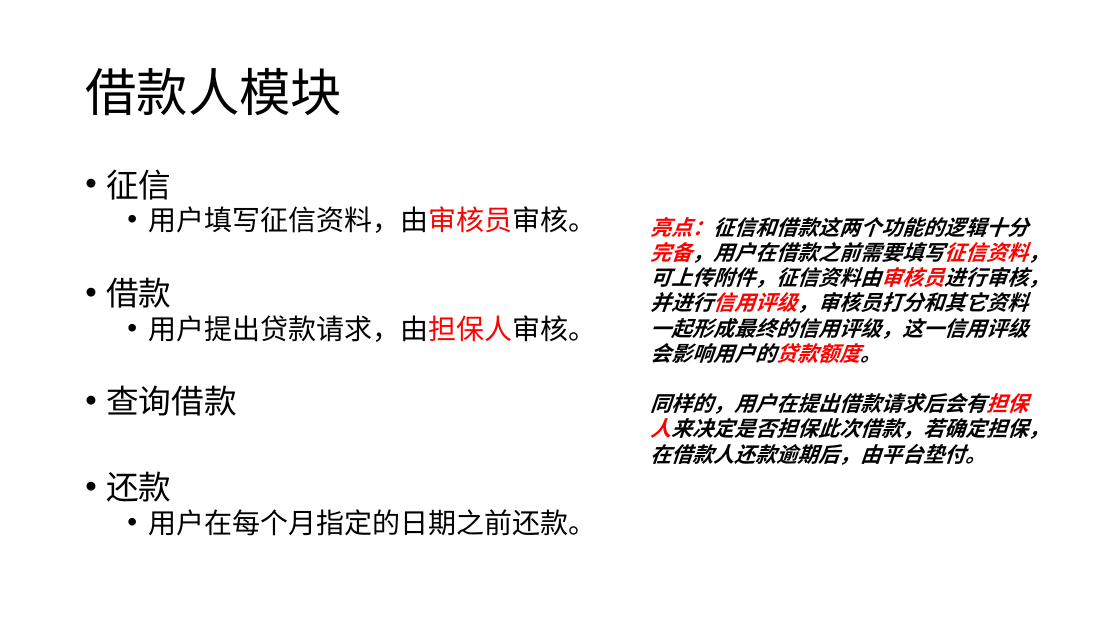
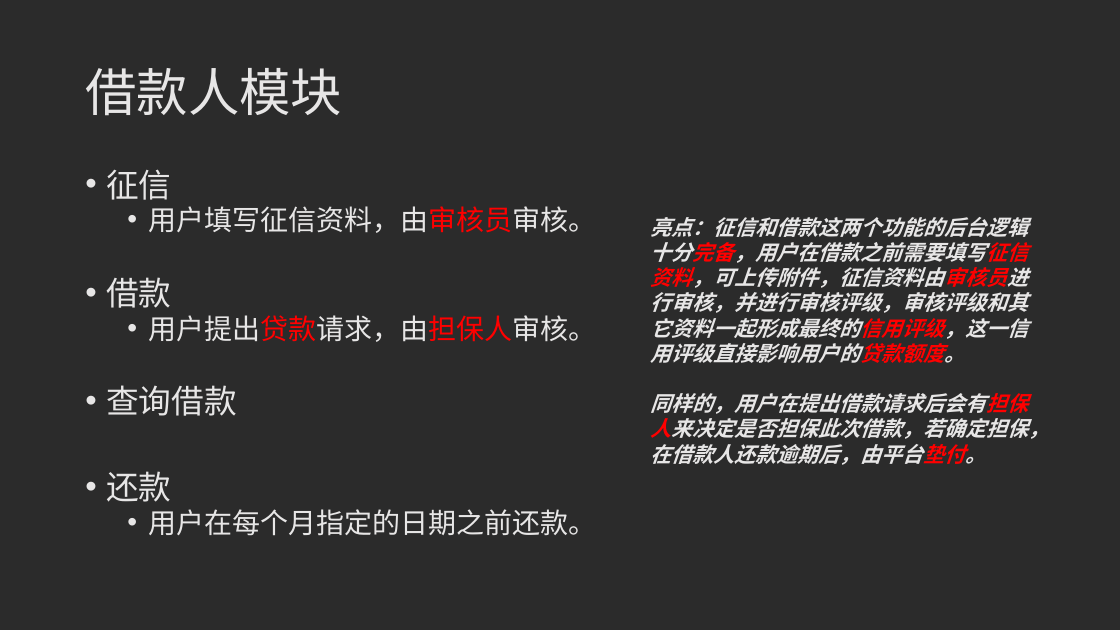
Before and after one commit to orangewgm/P2Pdocument, a slide deck: slide 7 of 20190711答辩ppt.pptx (slide 20 before the commit). Drawn at 1120x630 pixels with LibreOffice and Linux fonts; fonts in the diff are those of the drawing; background and template pictures are left out; a plain dark background stands for a picture behind light text. Boxes give left, top, right and bottom in pixels: in the first picture for what was removed or moved away, otherwise in the second. Text is boxed around its words. In the diff, an @@ line names an element or a change of style, - is before the commit and + after.

```diff
--- a/20190711答辩ppt.pptx
+++ b/20190711答辩ppt.pptx
@@ background #FFFFFF to picture (left out) @@
@@ title "借款人模块" at (85, 68, 342, 116): text colour #000000 to #E7E6E6 @@
@@ text "征信" at (106, 169, 596, 536): text colour #000000 to #E7E6E6 in "征信", "用户填写征信资料，由审核员审核。", "借款", "用户提出贷款请求，由担保人审核。" and 3 more places; text colour #000000 to #FF0000 in "用户提出贷款请求，由担保人审核。" @@
@@ text at (650, 217, 1028, 363): text changed; text colour #000000 to #E7E6E6 @@
-亮点：征信和借款这两个功能的逻辑十分完备，用户在借款之前需要填写征信资料，可上传附件，征信资料由审核员进行审核，并进行信用评级，审核员打分和其它资料一起形成最终的信用评级，这一信用评级会影响用户的贷款额度。
+亮点：征信和借款这两个功能的后台逻辑十分完备，用户在借款之前需要填写征信资料，可上传附件，征信资料由审核员进行审核，并进行审核评级，审核评级和其它资料一起形成最终的信用评级，这一信用评级直接影响用户的贷款额度。
@@ text at (650, 393, 1049, 465): text colour #000000 to #E7E6E6, text colour #000000 to #FF0000 in "同样的，用户在提出借款请求后会有担保人来决定是否担保此次借款，若确定担保，在借款人还款逾期后，由平台垫付。" @@
```
Also in this commit, not shown: 21 other slides changed, 5 slides added, 1 slide removed.
